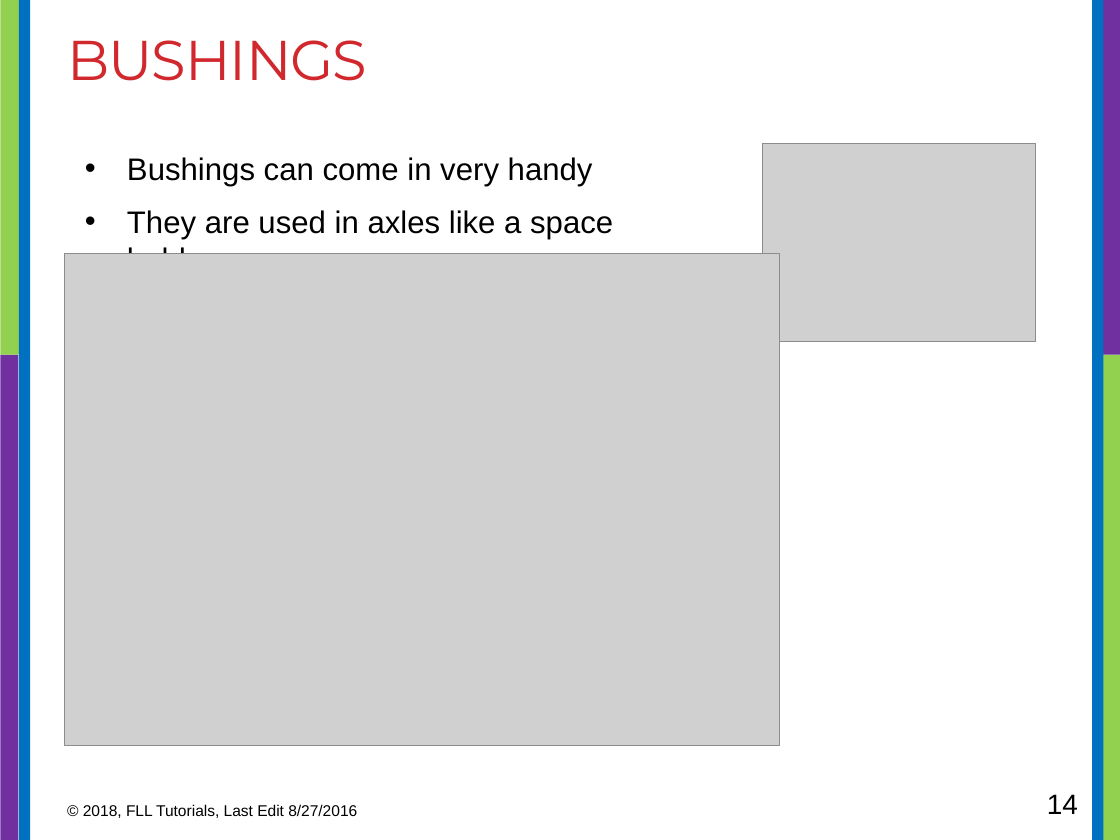
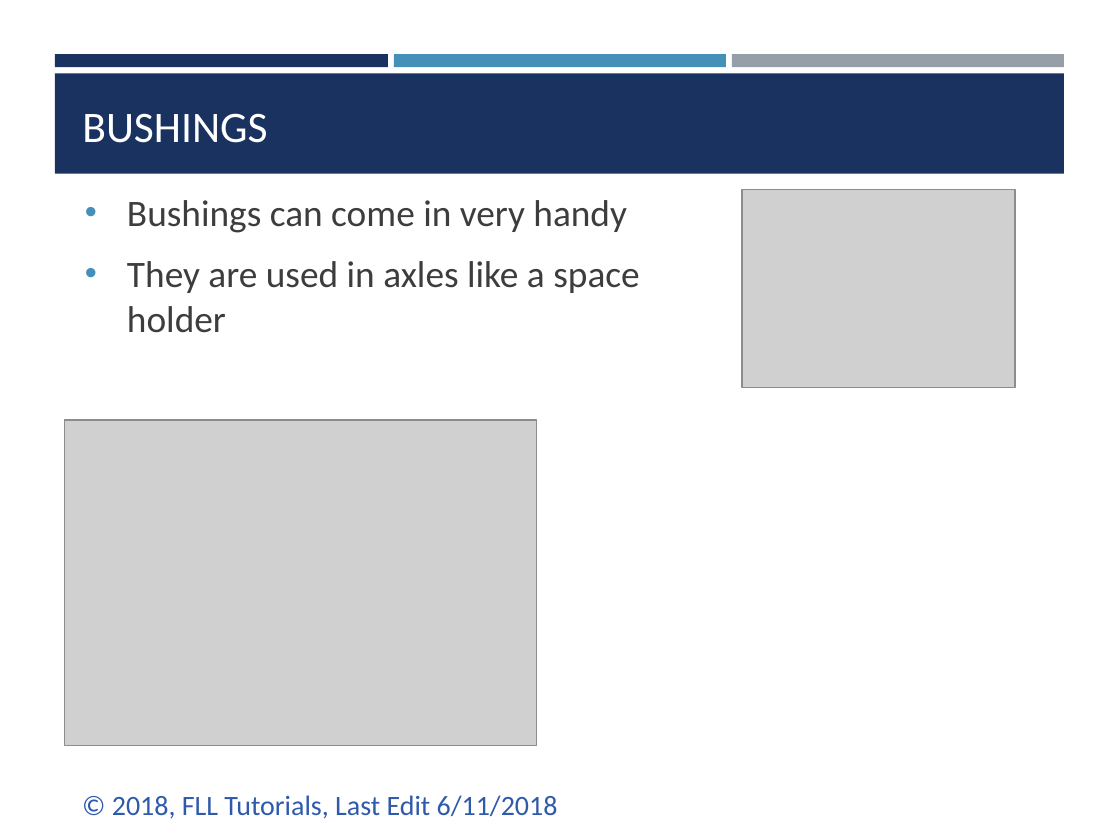
Before and after one commit to ev3lessons/FLL-Tutorials, a slide deck: slide 14 of translations/en-us/RobotGame/TechnicBasics.pptx. Drawn at 1120x840 pixels with LibreOffice and Linux fonts; fonts in the diff are those of the drawing; grey boxes stand for pictures. Boxes give left, top, right and bottom in pixels: in the first picture for what was removed or moved away, otherwise in the second. Text is boxed around its words. In the diff, an @@ line names an element or a change of style, - is before the commit and + after.

```diff
--- a/translations/en-us/RobotGame/TechnicBasics.pptx
+++ b/translations/en-us/RobotGame/TechnicBasics.pptx
@@ rectangle removed at [0, 0, 22, 355] @@
@@ rectangle removed at [19, 0, 30, 840] @@
@@ rectangle removed at [1092, 0, 1103, 840] @@
@@ rectangle removed at [1098, 0, 1120, 355] @@
@@ rectangle added at [55, 54, 388, 67], fill #1A3260 @@
@@ rectangle added at [394, 54, 726, 67], fill #4590B8 @@
@@ rectangle added at [732, 54, 1064, 67], fill #969FA7 @@
@@ rectangle added at [55, 74, 1064, 174], fill #1A3260 @@
@@ title "BUSHINGS": place and size @@
-title "BUSHINGS" at [67, 40, 367, 81]
+title "BUSHINGS" at [82, 113, 267, 143]
@@ title "BUSHINGS" at [82, 113, 267, 143]: size 36 to 28 pt, font Montserrat to Calibri, text colour #D1282E to #FFFFFF, letter spacing -0.6 to 0 pt; vertical alignment top to bottom @@
@@ text "Bushings can come in very ...": place and size @@
-text "Bushings can come in very ..." at [127, 157, 613, 254]
+text "Bushings can come in very ..." at [127, 200, 639, 333]
@@ text "Bushings can come in very ..." at [127, 200, 639, 333]: size 20 to 24 pt, font Arial to Calibri, text colour #000000 to #3D3D3D @@
@@ picture: place and size @@
-picture at [763, 143, 1036, 342]
+picture at [743, 189, 1016, 388]
@@ rectangle removed at [0, 355, 18, 840] @@
@@ rectangle removed at [1102, 355, 1120, 840] @@
@@ picture: place and size @@
-picture at [64, 253, 778, 746]
+picture at [64, 420, 536, 746]
@@ text at [112, 795, 558, 819]: text changed; size 10 to 18 pt; font Arial to Calibri; text colour #000000 to #2F5AAC @@
-© 2018, FLL Tutorials, Last Edit 8/27/2016
+© 2018, FLL Tutorials, Last Edit 6/11/2018
@@ page number removed at [1047, 794, 1078, 814] @@
-14
```
Also in this commit, not shown: 14 other slides changed, 18 other files.
